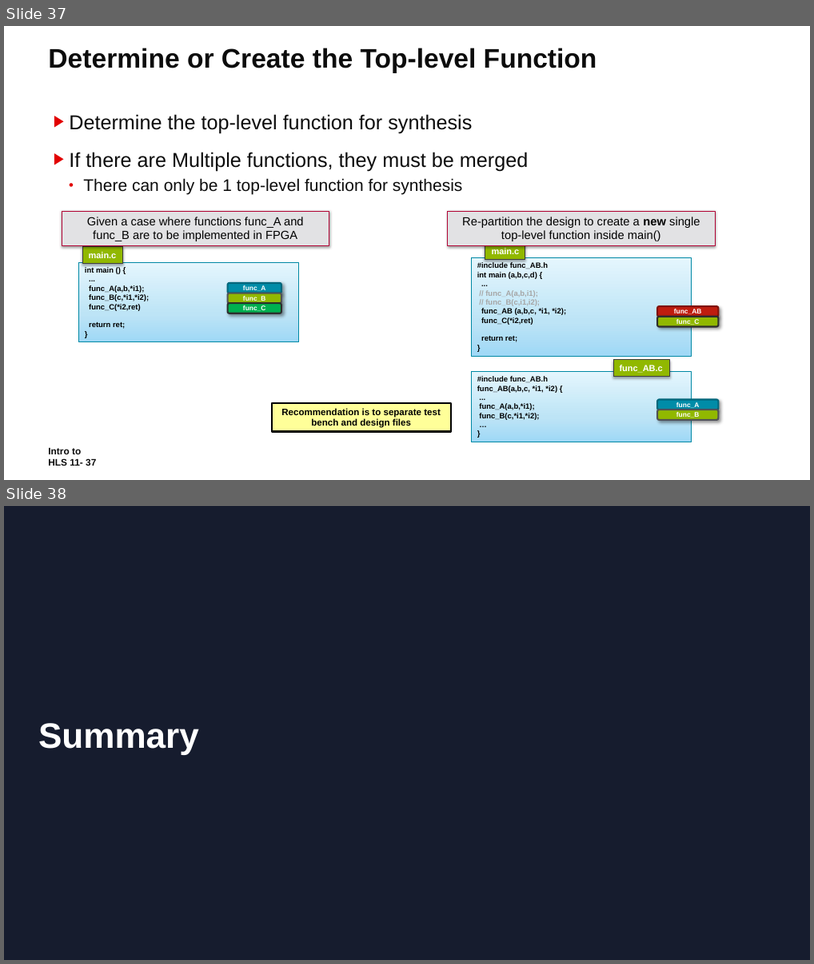
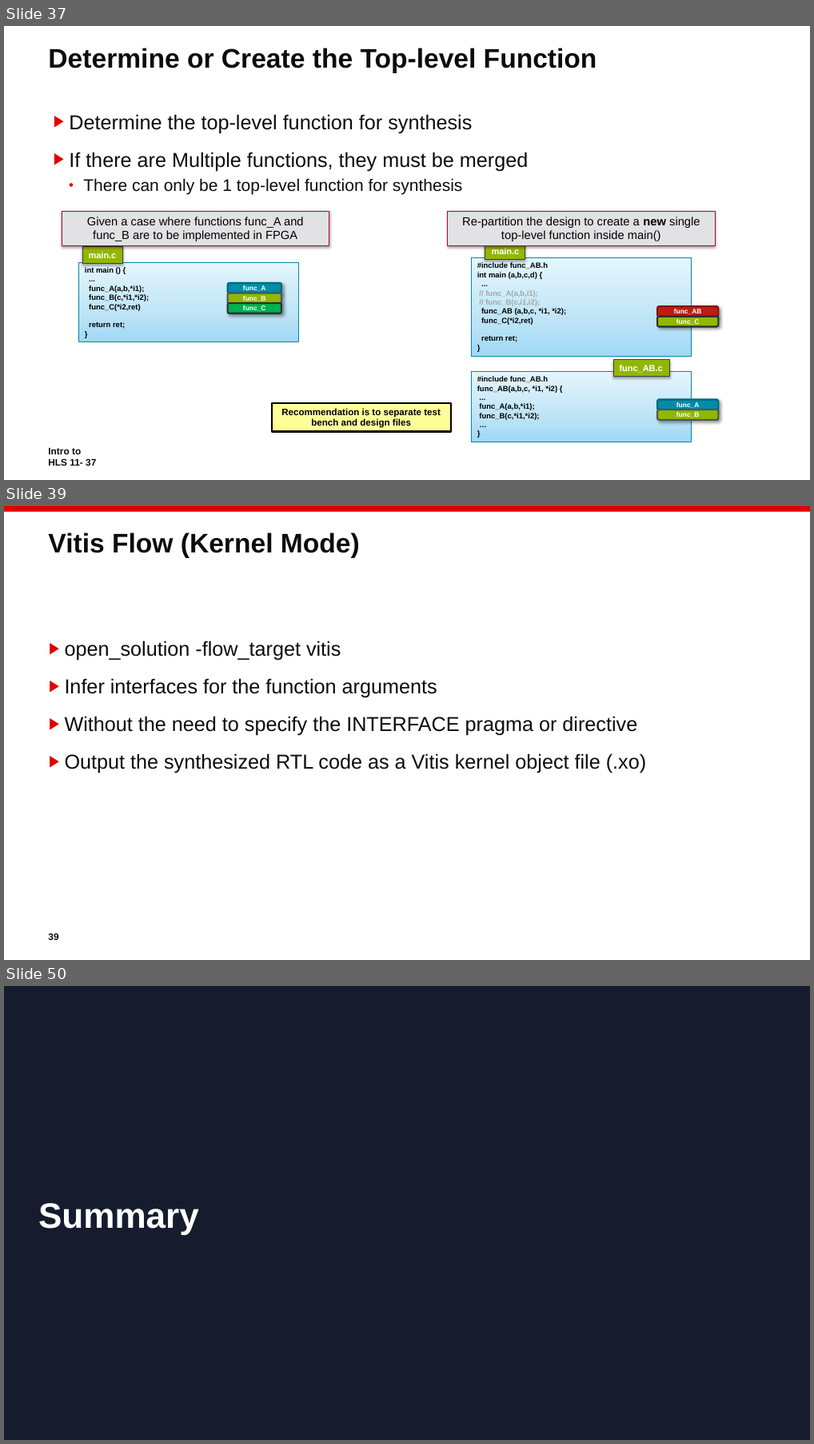
Before and after one commit to ChunxuGuo/High-Level-Synthesis-Flow-on-Zynq-using-Vitis-HLS, a slide deck: vitis_slides/11_HLS_Intro.PPTX. Shown one above the other, each under a label of ours: slides 37 and 38 before the commit, slides 37, 39 and 50 after it; the slides between them are not shown. The pictures are 814x964 and 814x1444 pixels, drawn with LibreOffice and Linux fonts; fonts in the diff are those of the drawing; background and template pictures are left out. Boxes give left, top, right and bottom in pixels: in the first picture for what was removed or moved away, otherwise in the second. Text is boxed around its words. In the diff, an @@ line names an element or a change of style, - is before the commit and + after.

```diff
--- a/vitis_slides/11_HLS_Intro.PPTX
+++ b/vitis_slides/11_HLS_Intro.PPTX
@@ slide 39 added at <box>4,506,810,960</box>, background #FFFFFF @@
@@ rectangle added at <box>4,506,810,512</box>, fill #E20000 @@
@@ title added at <box>48,532,360,558</box>, 32 pt, text #0C0C0C, bold @@
+Vitis Flow (Kernel Mode)
@@ text added at <box>65,640,646,773</box>, 24 pt, text #0C0C0C @@
+▶ open_solution -flow_target vitis
+▶ Infer interfaces for the function arguments
+▶ Without the need to specify the INTERFACE pragma or directive
+▶ Output the synthesized RTL code as a Vitis kernel object file (.xo)
@@ page number added at <box>48,933,58,940</box>, 11.3 pt, text #0C0C0C, bold @@
+39
@@ what was slide 38 is now slide 50 @@
```
Also in this commit, not shown: 11 other slides added.
